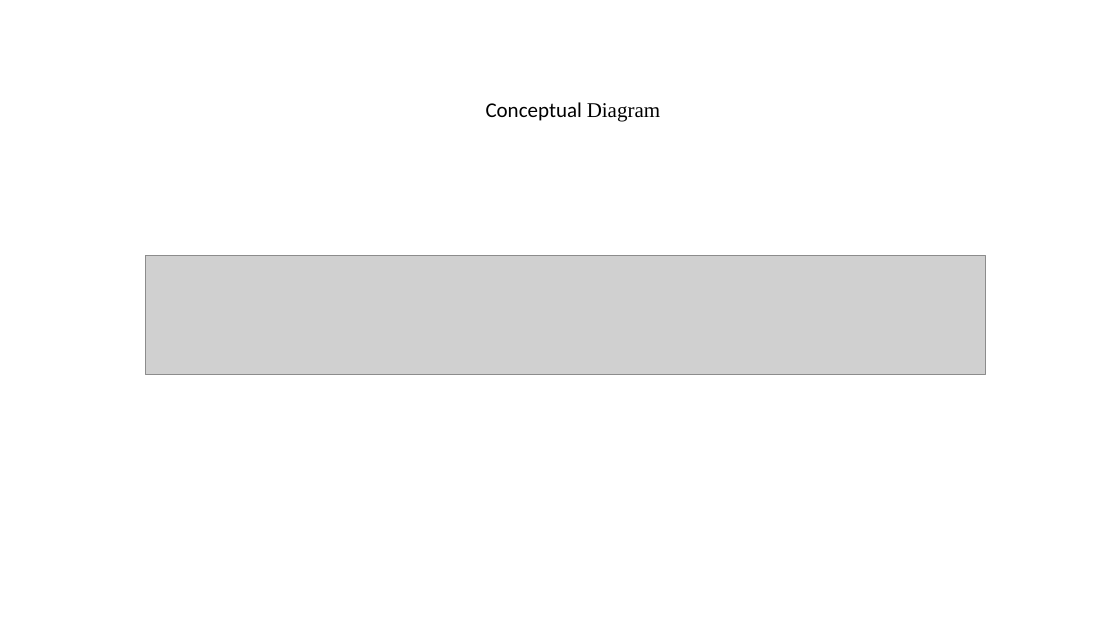
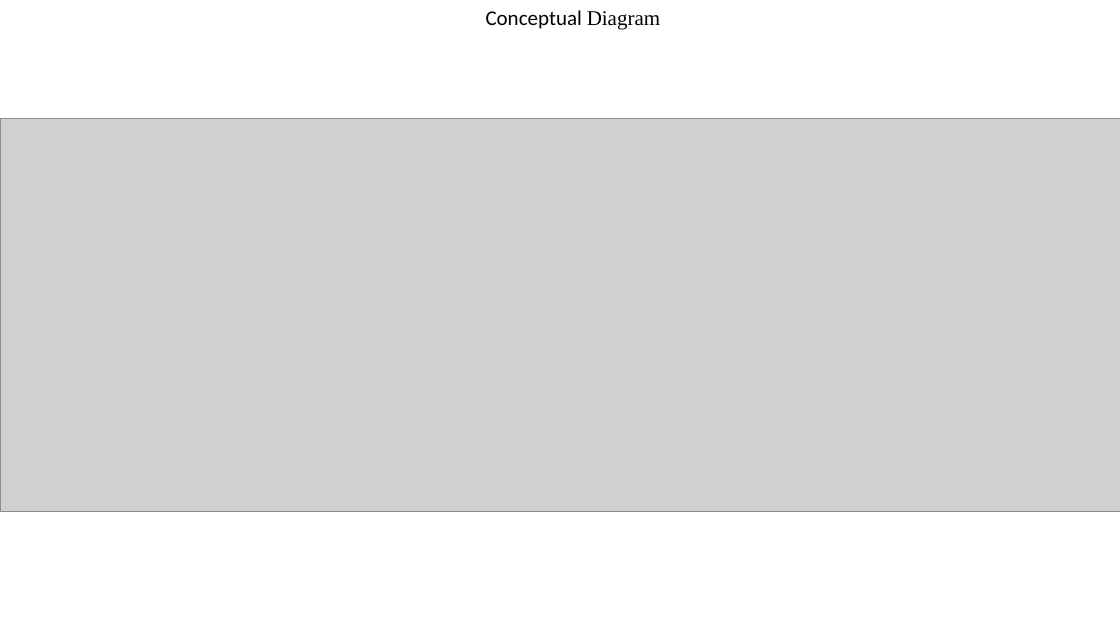
Before and after one commit to jayraldtajanlangit/thesisdocs-cloudpatch, a slide deck: slide 5 of MaestrAI_Thesis_Proposal.pptx (slide 7 before the commit). Drawn at 1120x630 pixels with LibreOffice and Linux fonts; fonts in the diff are those of the drawing; grey boxes stand for pictures. Boxes give left, top, right and bottom in pixels: in the first picture for what was removed or moved away, otherwise in the second. Text is boxed around its words. In the diff, an @@ line names an element or a change of style, - is before the commit and + after.

```diff
--- a/MaestrAI_Thesis_Proposal.pptx
+++ b/MaestrAI_Thesis_Proposal.pptx
@@ text "Conceptual Diagram": place and size @@
-text "Conceptual Diagram" at (486, 102, 660, 122)
+text "Conceptual Diagram" at (486, 10, 660, 30)
@@ picture added at (0, 118, 1120, 512) @@
@@ picture removed at (145, 255, 986, 375) @@
```
Also in this commit, not shown: 1 other slide changed, 2 slides removed, 1 other file.
